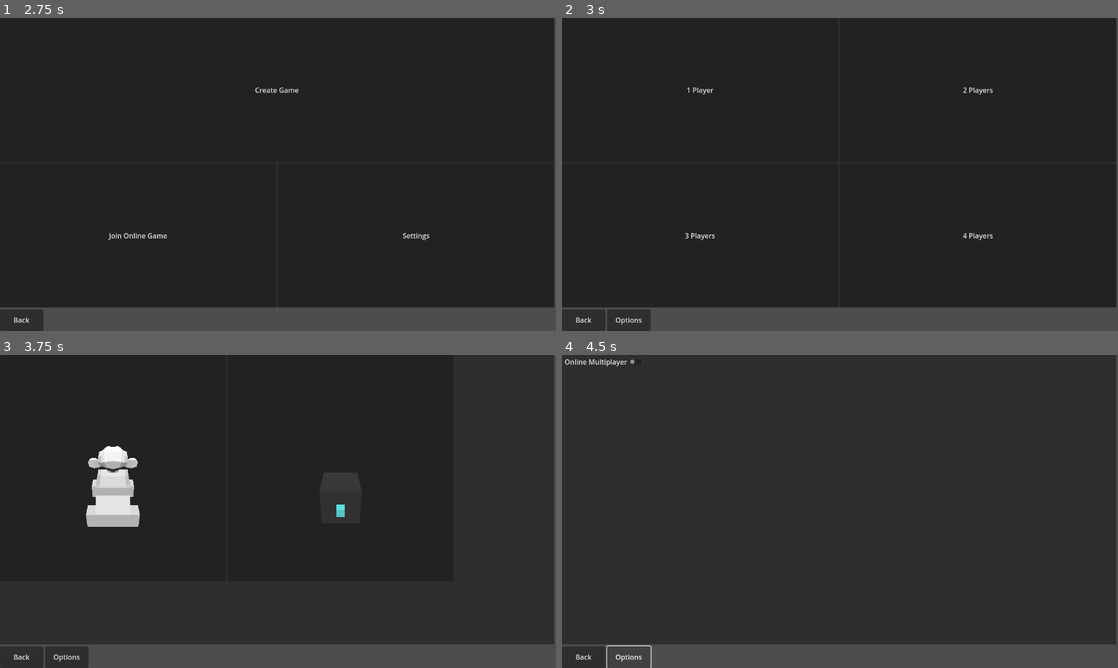
Above: before the commit, frames 1-4 (two rows, left to right).
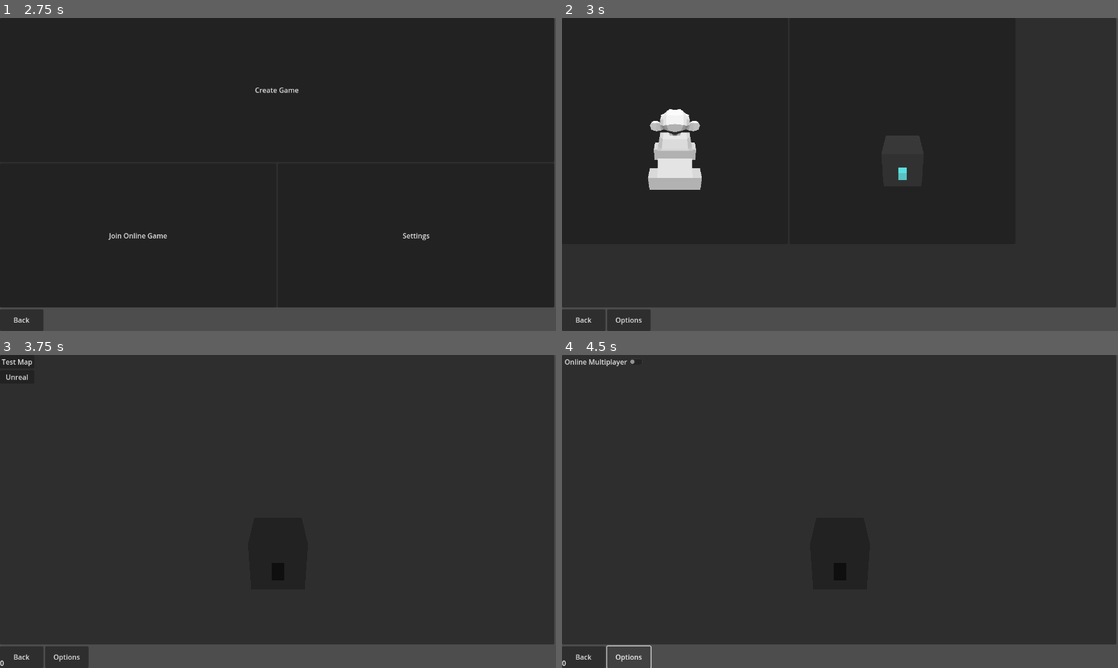
Above: after the commit, the same moments.

Repository: CoffeeCoder1/superpeterkart
Game: Godot game, scene res://scenes/main/main.tscn
Two runs of this game, one before a commit and one after it. Both use one fixed random seed, a clock stepped at 60 frames per second and the inputs below.
Inputs (mouse positions are in pixels of both pictures, inside the frame that each line leads up to):
- Up to frame 1 (2.75 s): tap Enter at 0.5, 2 s; hold Right (ui_right) 0.53-1.25 s; hold N (player1_boost) 0.53-1.25 s; click "Back" at 1.25 s; hold Down (ui_down) from 2.03 s (still down); tap N (player1_boost) at 2.1 s
- Up to frame 2 (3 s): release Down (ui_down) at 2.75 s; click "Create Game" at 2.75 s
- Up to frame 3 (3.75 s): click (417, 426) at 3.5 s, where only the run before the commit has a clickable "2 Players"
- Up to frame 4 (4.5 s): click "Options" at 4.25 s

Frame 1 is identical in both runs. In frame 2, 2.1% of the frame differs, in the area x 15-78%, y 22-72%; in frame 3, 2.0%; in frame 4, 0.1%.

Commit message:
Multiplayer support and menu refactoring Change a lot of game logic to get multiplayer to work properly and rework the menu so it works a bit better.

Diff:
--- /dev/null
+++ b/scenes/classes/player/player.gd
@@ -0,0 +1,12 @@
+class_name Player extends Node
+
+## Nickname specified by the player.
+@export var nick: String
+## Kart that the player is going to use.
+@export var kart_metadata: KartMetadata
+## Kart that is loaded for the player.
+@export var kart: Kart
+## Unique ID assigned for multiplayer.
+@export var player_id: int
+## Is the player waiting to join the game in the next round?
+@export var queued: bool
--- /dev/null
+++ b/scenes/classes/player/player_list.gd
@@ -0,0 +1,14 @@
+class_name PlayerList extends Node
+
+@export var players: Array[Player]
+
+
+func add_player(player: Player) -> void:
+	players.append(player)
+
+
+func get_player_by_id(id: int) -> Player:
+	for player in players:
+		if player.player_id == id:
+			return player
+	return null
--- a/scenes/game/game.gd
+++ b/scenes/game/game.gd
@@ -1,35 +1,79 @@
 class_name Game extends Node3D
 
 @export var kart_list: KartList
+@export var map_list: MapList
+
+## Emitted when the game starts.
+signal game_started
+## Emitted when the game ends.
+signal game_ended
 
 @onready var players_node: Node3D = $Players
 @onready var heads_up_display: HeadsUpDisplay = $HeadsUpDisplay
 
-var players: Array[Kart] = []
-var loaded_map: Map
-
-var map_metadatas: Dictionary = {
-	"test_map": "res://scenes/maps/test_map/test_map.tres",
-	"unreal": "res://scenes/maps/unreal/unreal.tres",
+enum GameState {
+	CREATING,
+	PLAYING,
 }
 
+var players: PlayerList = PlayerList.new()
+var current_map_id: String
+var loaded_map: Map
+var loaded_karts: Array[Kart]
+## What state is the game in?
+var game_state: GameState = GameState.CREATING
 
-## Loads a map with the provided karts.
-func new_game(karts: Array[KartMetadata], map: MapMetadata) -> void:
-	load_map(map)
-	add_karts_from_metadata(karts)
+
+## Starts the game.
+func start_game() -> void:
+	_start_game.rpc()
+
+
+@rpc("authority", "reliable", "call_local")
+func _start_game() -> void:
+	game_state = GameState.PLAYING
+	game_started.emit()
+
+
+## Ends the game.
+@rpc("any_peer", "reliable", "call_local")
+func end_game() -> void:
+	_set_players_enabled.rpc(false)
+	_end_game.rpc()
+	_spawn_queued_players()
+
+
+@rpc("authority", "reliable", "call_local")
+func _end_game() -> void:
+	game_state = GameState.CREATING
+	game_ended.emit()
+	_unload_map()
 
 
 ## Loads a new map.
 func load_map(map: MapMetadata) -> void:
+	var map_id := map_list.get_map_id(map)
+	current_map_id = map_id
+	_load_map.rpc(map_id)
+
+	for i in len(players.players):
+		var player := players.players[i]
+		# Move the karts to the spawn location and set their velocities to 0
+		if player.kart:
+			player.kart.transform = loaded_map.get_spawn_location().translated(Vector3.RIGHT * (2 * i))
+			player.kart.velocity = Vector3.ZERO
+
+	# Enable players
+	_set_players_enabled.rpc(true)
+
+
+## Loads a new map.
+@rpc("authority", "reliable", "call_local")
+func _load_map(map_id: String) -> void:
 	# Instantiate the map
-	var map_node := map.instantiate() as Map
+	var map_node := map_list.get_map_by_id(map_id).instantiate() as Map
 
-	# Remove the last map if one was loaded
-	if loaded_map:
-		loaded_map.get_parent().remove_child(loaded_map)
-		# Schedules the map to be deleted from memory
-		loaded_map.queue_free()
+	_unload_map()
 
 	# Add the map to the scene
 	add_child(map_node)
@@ -37,49 +81,101 @@
 	# Save the map so it can be unloaded later
 	loaded_map = map_node
 
-	# Move the karts to the spawn location
-	for kart in players:
-		kart.transform = loaded_map.get_spawn_location()
 
+## Adds a player to the game
+func add_player(player_id: int) -> void:
+	_add_player.rpc(player_id, game_state == GameState.PLAYING)
 
-## Adds karts to the game.
-func add_karts(kart_ids: Array[String], player_id: int = 1) -> void:
-	for kart in kart_ids:
-		_spawn_kart_by_id.rpc(kart, player_id)
+	# Load the current map.
+	if current_map_id:
+		_load_map.rpc_id(player_id, current_map_id)
 
-
-func add_karts_from_metadata(karts: Array[KartMetadata]) -> void:
-	for kart in karts:
-		add_karts([kart_list.get_kart_id(kart)])
-
-
-func is_game_loaded() -> bool:
-	if loaded_map:
-		return true
-	else:
-		return false
-
-
-func get_map_metadata_by_id(id: String) -> MapMetadata:
-	return load(map_metadatas.get(id)) as MapMetadata
-
-
-@rpc("any_peer", "reliable")
-func add_kart_by_id(id: String) -> void:
-	add_karts([id], multiplayer.get_remote_sender_id())
+	# Add the current players
+	for player in players.players:
+		if player.kart:
+			_spawn_kart(player.player_id, kart_list.get_kart_id(player.kart_metadata))
 
 
 @rpc("authority", "reliable", "call_local")
-func _spawn_kart_by_id(id: String, player_id: int) -> void:
-	var player := kart_list.get_kart_by_id(id).instantiate() as Kart
-	players.append(player)
+func _add_player(player_id: int, queued: bool = true) -> void:
+	var player := Player.new()
+	player.player_id = player_id
+
+	# Queue the player
+	player.queued = queued
+
+	players.add_player(player)
+
+
+## Sets a player's kart.
+@rpc("any_peer", "reliable", "call_local")
+func set_player_kart(kart_id: String) -> void:
+	var player_id := multiplayer.get_remote_sender_id()
+	var player := players.get_player_by_id(player_id)
+
+	print(player.queued)
+
+	player.kart_metadata = kart_list.get_kart_by_id(kart_id)
+
+	# Spawn in the new player's kart
+	if !player.queued:
+		_spawn_kart.rpc(player_id, kart_id)
+
+
+## Spawn a kart.
+@rpc("authority", "reliable", "call_local")
+func _spawn_kart(player_id: int, kart_id: String) -> void:
+	var kart_node := kart_list.get_kart_by_id(kart_id).instantiate() as Kart
+	# Used to place the new kart in the same place the last one was.
+	var old_transform: Transform3D
+
+	var player := players.get_player_by_id(player_id)
+	if player:
+		if is_instance_valid(player.kart):
+			old_transform = player.kart.transform
+			player.kart.queue_free()
+		player.kart = kart_node
+
 	# Set the player's ID so the player can control the kart they spawned.
-	player.player_id = player_id
-	players_node.add_child(player)
-
-	# Move player to spawn position
-	if loaded_map:
-		player.transform = loaded_map.get_spawn_location()
+	kart_node.player_id = player_id
 
 	if player_id == multiplayer.get_unique_id():
-		heads_up_display.player = player
+			heads_up_display.player = kart_node
+
+	# Disable the kart if the game hasn't started yet
+	kart_node.kart_enabled = (game_state == GameState.PLAYING)
+
+	# Spawn in the new kart.
+	players_node.add_child(kart_node)
+
+	if multiplayer.get_unique_id() == get_multiplayer_authority() and old_transform:
+		kart_node.transform = old_transform
+
+
+## Unloads a map if one is currently loaded.
+func _unload_map() -> void:
+	if is_instance_valid(loaded_map):
+		# Schedules the map to be deleted from memory
+		loaded_map.queue_free()
+
+
+# Spawns in any queued players
+func _spawn_queued_players() -> void:
+	for player in players.players:
+		if player.kart_metadata and player.queued:
+			player.queued = false
+			_spawn_kart(player.player_id, kart_list.get_kart_id(player.kart_metadata))
+
+
+## Enables or disables the players
+@rpc("authority", "reliable", "call_local")
+func _set_players_enabled(enabled: bool) -> void:
+	for player in players.players:
+		if player.kart:
+			player.kart.kart_enabled = enabled
+
+
+func _input(event: InputEvent) -> void:
+	if event.is_action_pressed("ui_cancel"):
+		## TODO: Actually add proper game end logic.
+		end_game.rpc_id(1)
--- a/scenes/main/main.gd
+++ b/scenes/main/main.gd
@@ -1,6 +1,7 @@
 extends Node3D
 
 @export var kart_list: KartList
+@export var map_list: MapList
 
 @onready var menu: Menu = $Menu
 @onready var game: Game = $Game
@@ -10,35 +11,30 @@
 
 # Called when the node enters the scene tree for the first time.
 func _ready() -> void:
-	multiplayer.connected_to_server.connect(_on_server_connected_ok)
+	multiplayer.peer_connected.connect(_on_player_connected)
+
 	if (OS.get_cmdline_args().has("host")):
 		menu._on_main_menu_local_game()
+		_on_menu_create_local_game()
 		_on_menu_host_online_game()
 	elif (OS.get_cmdline_args().has("join")):
 		_on_menu_join_online_game("127.0.0.1")
 	else:
-		menu.open_menu(Menu.MenuPage.START_MENU)
+		menu.open_menu_start()
 
 
-func _on_menu_game_started(karts: Array[KartMetadata], map: MapMetadata) -> void:
-	menu.close_menu()
-	game.new_game(karts, map)
-	multiplayer_lobby.load_game.rpc("unreal")
+func _on_menu_create_local_game() -> void:
+	# Add the server to the new game
+	if multiplayer.get_unique_id() == get_multiplayer_authority():
+		game.add_player(1)
 
 
 func _on_menu_join_online_game(ip_address: String) -> void:
 	multiplayer_lobby.join_game(ip_address)
-	multiplayer_status_label.text = "Connecting..."
-	multiplayer_status_label.show()
 
 
 func _on_menu_host_online_game() -> void:
 	multiplayer_lobby.create_game()
-
-
-func _on_server_connected_ok() -> void:
-	multiplayer_status_label.hide()
-	menu.open_menu(Menu.MenuPage.PLAYER_NUMBER_SELECTION)
 
 
 func _on_multiplayer_lobby_connection_failed() -> void:
@@ -54,9 +50,44 @@
 
 
 func _on_multiplayer_lobby_connected_to_server() -> void:
-	multiplayer_status_label.hide()
+	menu.open_menu(Menu.MenuPage.CHARACTER_SELECTION)
 
 
 func _on_menu_karts_selected(karts: Array[KartMetadata]) -> void:
+	# Open the next menu
+	if game.game_state == Game.GameState.CREATING:
+		menu.open_menu(Menu.MenuPage.MAP_SELECTION)
+	elif game.game_state == Game.GameState.PLAYING:
+		menu.close_menu()
+
+	# Add karts to the game
 	for kart in karts:
-		game.add_kart_by_id.rpc_id(1, kart_list.get_kart_id(kart))
+		game.set_player_kart.rpc_id(1, kart_list.get_kart_id(kart))
+
+
+func _on_menu_map_selected(map: MapMetadata) -> void:
+	game.load_map(map)
+	game.start_game()
+
+
+func _on_game_started() -> void:
+	menu.close_menu()
+
+
+func _on_game_ended() -> void:
+	menu.open_menu(Menu.MenuPage.MAP_SELECTION)
+	print("end", multiplayer.get_unique_id())
+
+
+func _on_player_connected(id: int) -> void:
+	if multiplayer.get_unique_id() == get_multiplayer_authority():
+		# Sends the current game's info to the new player.
+		set_game_info.rpc_id(id, game.game_state)
+
+		game.add_player(id)
+
+
+## Called by the server when a player joins the game.
+@rpc("authority", "reliable")
+func set_game_info(current_state: Game.GameState) -> void:
+	game.game_state = current_state
--- a/scenes/main/main.tscn
+++ b/scenes/main/main.tscn
@@ -1,19 +1,22 @@
-[gd_scene load_steps=6 format=3 uid="uid://cwhovv243wj43"]
+[gd_scene load_steps=7 format=3 uid="uid://cwhovv243wj43"]
 
 [ext_resource type="Script" path="res://scenes/main/main.gd" id="1_jayv1"]
 [ext_resource type="PackedScene" uid="uid://4lj582lanxly" path="res://scenes/game/game.tscn" id="1_jxpmy"]
 [ext_resource type="PackedScene" uid="uid://bmqdrl4gr8ikv" path="res://scenes/ui/menu/menu.tscn" id="2_mh2bb"]
 [ext_resource type="Resource" uid="uid://y4vfj42jsk13" path="res://scenes/karts/kart_list.tres" id="4_hr5qd"]
 [ext_resource type="Script" path="res://scenes/classes/multiplayer/multiplayer_lobby.gd" id="4_vjoha"]
+[ext_resource type="Resource" uid="uid://dk5gglgb3xy1a" path="res://scenes/maps/map_list.tres" id="5_ftatt"]
 
 [node name="Main" type="Node3D"]
 script = ExtResource("1_jayv1")
 kart_list = ExtResource("4_hr5qd")
+map_list = ExtResource("5_ftatt")
 
 [node name="Menu" parent="." instance=ExtResource("2_mh2bb")]
 
 [node name="Game" parent="." instance=ExtResource("1_jxpmy")]
 kart_list = ExtResource("4_hr5qd")
+map_list = ExtResource("5_ftatt")
 
 [node name="MultiplayerLobby" type="Node" parent="." node_paths=PackedStringArray("game_node")]
 script = ExtResource("4_vjoha")
@@ -29,10 +32,13 @@
 horizontal_alignment = 1
 vertical_alignment = 1
 
-[connection signal="game_started" from="Menu" to="." method="_on_menu_game_started"]
+[connection signal="create_local_game" from="Menu" to="." method="_on_menu_create_local_game"]
 [connection signal="host_online_game" from="Menu" to="." method="_on_menu_host_online_game"]
 [connection signal="join_online_game" from="Menu" to="." method="_on_menu_join_online_game"]
 [connection signal="karts_selected" from="Menu" to="." method="_on_menu_karts_selected"]
+[connection signal="map_selected" from="Menu" to="." method="_on_menu_map_selected"]
+[connection signal="game_ended" from="Game" to="." method="_on_game_ended"]
+[connection signal="game_started" from="Game" to="." method="_on_game_started"]
 [connection signal="connected_to_server" from="MultiplayerLobby" to="." method="_on_multiplayer_lobby_connected_to_server"]
 [connection signal="connection_failed" from="MultiplayerLobby" to="." method="_on_multiplayer_lobby_connection_failed"]
 [connection signal="server_disconnected" from="MultiplayerLobby" to="." method="_on_multiplayer_lobby_server_disconnected"]
--- a/scenes/ui/menu/menu.gd
+++ b/scenes/ui/menu/menu.gd
@@ -1,21 +1,22 @@
 class_name Menu extends Control
 
-signal game_started(karts: Array[KartMetadata], map: MapMetadata)
+signal create_local_game
 ## Emitted when karts are selected in multiplayer.
 signal karts_selected(karts: Array[KartMetadata])
 signal join_online_game(ip_address: String)
 signal host_online_game
 signal stop_online_server
+signal map_selected(map: MapMetadata)
 
 enum MenuPage {
 	START_MENU,
 	MAIN_MENU,
 	SETTINGS,
 	ONLINE_GAME,
-	PLAYER_NUMBER_SELECTION,
 	CHARACTER_SELECTION,
 	MAP_SELECTION,
 	GAME_OPTIONS,
+	MULTIPLAYER_CONNECTING,
 }
 var menu_stack: Array[MenuPage] = []
 
@@ -34,11 +35,11 @@
 @onready var start_menu: Control = %StartMenu
 @onready var main_menu: Control = %MainMenu
 @onready var settings_menu: Control = %SettingsMenu
-@onready var player_number_selection_menu: Control = %PlayerNumberSelectionMenu
 @onready var character_selection_menu: Control = %CharacterSelectionMenu
 @onready var map_selection_menu: Control = %MapSelectionMenu
 @onready var game_options_menu: Control = %GameOptionsMenu
 @onready var online_game_menu: Control = %OnlineGameMenu
+@onready var multiplayer_connecting_menu: Control = %MultiplayerConnecting
 
 
 func open_menu(menu: MenuPage) -> void:
@@ -56,7 +57,7 @@
 
 func close_menu() -> void:
 	menu_stack = []
-	self.hide()
+	hide()
 
 
 ## Opens the start menu.
@@ -66,7 +67,7 @@
 
 
 func _show_menu(menu: MenuPage) -> void:
-	self.show()
+	show()
 	get_tree().call_group("menus", "hide")
 	if (menu == MenuPage.START_MENU):
 		start_menu.show()
@@ -75,8 +76,6 @@
 		creating_game = false
 	elif (menu == MenuPage.SETTINGS):
 		settings_menu.show()
-	elif (menu == MenuPage.PLAYER_NUMBER_SELECTION):
-		player_number_selection_menu.show()
 	elif (menu == MenuPage.ONLINE_GAME):
 		online_game_menu.show()
 	elif (menu == MenuPage.CHARACTER_SELECTION):
@@ -85,6 +84,8 @@
 		map_selection_menu.show()
 	elif (menu == MenuPage.GAME_OPTIONS):
 		game_options_menu.show()
+	elif (menu == MenuPage.MULTIPLAYER_CONNECTING):
+		multiplayer_connecting_menu.show()
 
 	if (menu == MenuPage.START_MENU):
 		menu_container.hide()
@@ -111,14 +112,26 @@
 			server_started = false
 
 
+func _on_back_button_pressed() -> void:
+	back_menu()
+
+
+func _on_game_options_button_pressed() -> void:
+	open_menu(MenuPage.GAME_OPTIONS)
+
+
 func _on_start_menu_start_game() -> void:
 	open_menu(MenuPage.MAIN_MENU)
 
 
+func _on_main_menu_settings() -> void:
+	open_menu(MenuPage.SETTINGS)
+
+
 func _on_main_menu_local_game() -> void:
 	creating_game = true
-	open_menu(MenuPage.PLAYER_NUMBER_SELECTION)
-	_start_or_stop_server()
+	create_local_game.emit()
+	open_menu(MenuPage.CHARACTER_SELECTION)
 
 
 func _on_main_menu_online_game() -> void:
@@ -126,41 +139,20 @@
 	open_menu(MenuPage.ONLINE_GAME)
 
 
-func _on_main_menu_settings() -> void:
-	open_menu(MenuPage.SETTINGS)
-
-
-func _on_player_number_selection_menu_player_number_selected(number: int) -> void:
-	open_menu(MenuPage.CHARACTER_SELECTION)
-
-
-func _on_game_options_button_pressed() -> void:
-	open_menu(MenuPage.GAME_OPTIONS)
-
-
-func _on_back_button_pressed() -> void:
-	back_menu()
+func _on_online_game_menu_join_online_game(ip_address: String) -> void:
+	join_online_game.emit(ip_address)
+	open_menu(MenuPage.MULTIPLAYER_CONNECTING)
 
 
 func _on_character_selection_menu_character_selected(selected_karts: Array[KartMetadata]) -> void:
 	karts = selected_karts
-	if creating_game:
-		open_menu(MenuPage.MAP_SELECTION)
-	else:
-		close_menu()
-		karts_selected.emit(karts)
+	karts_selected.emit(karts)
 
 
 func _on_map_selection_menu_map_selected(map: MapMetadata) -> void:
-	close_menu()
-	game_started.emit(karts, map)
+	map_selected.emit(map)
 
 
 func _on_game_options_menu_online_game_toggled(enabled: bool) -> void:
 	online_game = enabled
 	_start_or_stop_server()
-
-
-func _on_online_game_menu_join_online_game(ip_address: String) -> void:
-	join_online_game.emit(ip_address)
-	close_menu()
--- a/scenes/ui/menu/menu.tscn
+++ b/scenes/ui/menu/menu.tscn
@@ -4,11 +4,11 @@
 [ext_resource type="PackedScene" uid="uid://dk3207gtw8dmw" path="res://scenes/ui/menu/main_menu/main_menu.tscn" id="1_hb36d"]
 [ext_resource type="PackedScene" uid="uid://day3oq358din7" path="res://scenes/ui/menu/start_menu/start_menu.tscn" id="2_ruy6j"]
 [ext_resource type="PackedScene" uid="uid://3phbp3v6np27" path="res://scenes/ui/menu/settings_menu/settings_menu.tscn" id="3_1n28g"]
-[ext_resource type="PackedScene" uid="uid://ddl6hmbolemig" path="res://scenes/ui/menu/player_number_selection_menu/player_number_selection_menu.tscn" id="4_8pmct"]
 [ext_resource type="PackedScene" uid="uid://c3ovvx3oxxrwr" path="res://scenes/ui/menu/character_selection_menu/character_selection_menu.tscn" id="5_gl5ct"]
 [ext_resource type="PackedScene" uid="uid://c7yilrpey1l1o" path="res://scenes/ui/menu/map_selection_menu/map_selection_menu.tscn" id="7_g6686"]
 [ext_resource type="PackedScene" uid="uid://dp6eb6f3ixlrh" path="res://scenes/ui/menu/game_options_menu/game_options_menu.tscn" id="8_d3ybf"]
 [ext_resource type="PackedScene" uid="uid://b1c0j56ucoox" path="res://scenes/ui/menu/online_game_menu/online_game_menu.tscn" id="9_txm8y"]
+[ext_resource type="PackedScene" uid="uid://iavx1djfsi0u" path="res://scenes/ui/menu/multiplayer_connecting/multiplayer_connecting.tscn" id="9_yo0ud"]
 [ext_resource type="PackedScene" uid="uid://bgohvgircsopv" path="res://scenes/ui/menu/player_list/player_list.tscn" id="10_eejs4"]
 
 [sub_resource type="InputEventAction" id="InputEventAction_pbehn"]
@@ -59,11 +59,6 @@
 visible = false
 layout_mode = 2
 
-[node name="PlayerNumberSelectionMenu" parent="MenuContainer/HBoxContainer2/PanelContainer" instance=ExtResource("4_8pmct")]
-unique_name_in_owner = true
-visible = false
-layout_mode = 2
-
 [node name="CharacterSelectionMenu" parent="MenuContainer/HBoxContainer2/PanelContainer" instance=ExtResource("5_gl5ct")]
 unique_name_in_owner = true
 visible = false
@@ -80,6 +75,11 @@
 layout_mode = 2
 
 [node name="OnlineGameMenu" parent="MenuContainer/HBoxContainer2/PanelContainer" instance=ExtResource("9_txm8y")]
+unique_name_in_owner = true
+visible = false
+layout_mode = 2
+
+[node name="MultiplayerConnecting" parent="MenuContainer/HBoxContainer2/PanelContainer" instance=ExtResource("9_yo0ud")]
 unique_name_in_owner = true
 visible = false
 layout_mode = 2
@@ -107,7 +107,6 @@
 [connection signal="local_game" from="MenuContainer/HBoxContainer2/PanelContainer/MainMenu" to="." method="_on_main_menu_local_game"]
 [connection signal="online_game" from="MenuContainer/HBoxContainer2/PanelContainer/MainMenu" to="." method="_on_main_menu_online_game"]
 [connection signal="settings" from="MenuContainer/HBoxContainer2/PanelContainer/MainMenu" to="." method="_on_main_menu_settings"]
-[connection signal="player_number_selected" from="MenuContainer/HBoxContainer2/PanelContainer/PlayerNumberSelectionMenu" to="." method="_on_player_number_selection_menu_player_number_selected"]
 [connection signal="character_selected" from="MenuContainer/HBoxContainer2/PanelContainer/CharacterSelectionMenu" to="." method="_on_character_selection_menu_character_selected"]
 [connection signal="map_selected" from="MenuContainer/HBoxContainer2/PanelContainer/MapSelectionMenu" to="." method="_on_map_selection_menu_map_selected"]
 [connection signal="online_game_toggled" from="MenuContainer/HBoxContainer2/PanelContainer/GameOptionsMenu" to="." method="_on_game_options_menu_online_game_toggled"]
--- /dev/null
+++ b/scenes/ui/menu/multiplayer_connecting/multiplayer_connecting.tscn
@@ -0,0 +1,20 @@
+[gd_scene format=3 uid="uid://iavx1djfsi0u"]
+
+[node name="MultiplayerConnecting" type="Control" groups=["menus"]]
+layout_mode = 3
+anchors_preset = 15
+anchor_right = 1.0
+anchor_bottom = 1.0
+grow_horizontal = 2
+grow_vertical = 2
+
+[node name="Label" type="Label" parent="."]
+layout_mode = 1
+anchors_preset = 15
+anchor_right = 1.0
+anchor_bottom = 1.0
+grow_horizontal = 2
+grow_vertical = 2
+text = "Connecting..."
+horizontal_alignment = 1
+vertical_alignment = 1
--- a/scenes/ui/menu/player_number_selection_menu/player_number_selection_menu.gd
+++ /dev/null
@@ -1,20 +0,0 @@
-extends Control
-
-# Number of local players (0-3 - 0-indexed)
-signal player_number_selected(number: int)
-
-
-func _on_one_player_button_pressed() -> void:
-	player_number_selected.emit(0)
-
-
-func _on_two_players_button_pressed() -> void:
-	player_number_selected.emit(1)
-
-
-func _on_three_players_button_pressed() -> void:
-	player_number_selected.emit(2)
-
-
-func _on_four_players_button_pressed() -> void:
-	player_number_selected.emit(3)
--- a/scenes/ui/menu/player_number_selection_menu/player_number_selection_menu.tscn
+++ /dev/null
@@ -1,50 +0,0 @@
-[gd_scene load_steps=2 format=3 uid="uid://ddl6hmbolemig"]
-
-[ext_resource type="Script" path="res://scenes/ui/menu/player_number_selection_menu/player_number_selection_menu.gd" id="1_h5u7c"]
-
-[node name="PlayerNumberSelectionMenu" type="Control" groups=["menus"]]
-layout_mode = 3
-anchors_preset = 15
-anchor_right = 1.0
-anchor_bottom = 1.0
-grow_horizontal = 2
-grow_vertical = 2
-script = ExtResource("1_h5u7c")
-
-[node name="GridContainer" type="GridContainer" parent="."]
-layout_mode = 1
-anchors_preset = 15
-anchor_right = 1.0
-anchor_bottom = 1.0
-grow_horizontal = 2
-grow_vertical = 2
-columns = 2
-
-[node name="OnePlayerButton" type="Button" parent="GridContainer"]
-layout_mode = 2
-size_flags_horizontal = 3
-size_flags_vertical = 3
-text = "1 Player"
-
-[node name="TwoPlayersButton" type="Button" parent="GridContainer"]
-layout_mode = 2
-size_flags_horizontal = 3
-size_flags_vertical = 3
-text = "2 Players"
-
-[node name="ThreePlayersButton" type="Button" parent="GridContainer"]
-layout_mode = 2
-size_flags_horizontal = 3
-size_flags_vertical = 3
-text = "3 Players"
-
-[node name="FourPlayersButton" type="Button" parent="GridContainer"]
-layout_mode = 2
-size_flags_horizontal = 3
-size_flags_vertical = 3
-text = "4 Players"
-
-[connection signal="pressed" from="GridContainer/OnePlayerButton" to="." method="_on_one_player_button_pressed"]
-[connection signal="pressed" from="GridContainer/TwoPlayersButton" to="." method="_on_two_players_button_pressed"]
-[connection signal="pressed" from="GridContainer/ThreePlayersButton" to="." method="_on_three_players_button_pressed"]
-[connection signal="pressed" from="GridContainer/FourPlayersButton" to="." method="_on_four_players_button_pressed"]
